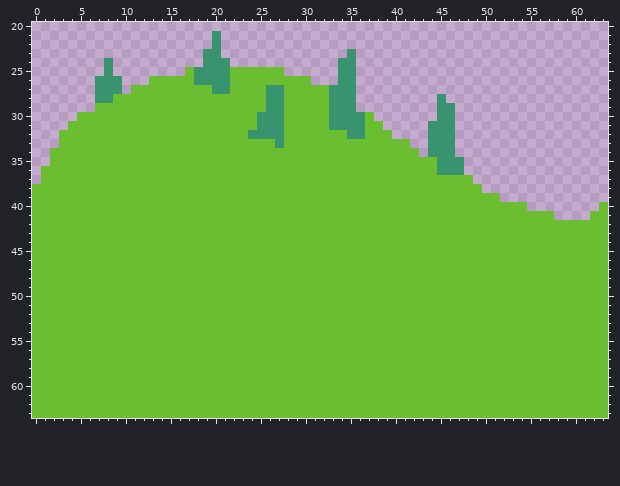
Edited in one commit: pixel-art file (assets/hills-bg.ase). Above is the file before it was changed.
64x64 pixels, 1 frame. Shown: x 0..63, y 20..63.
New version:
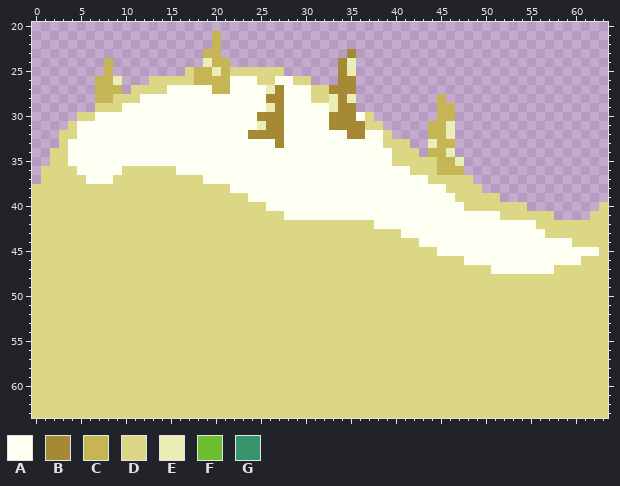
Palette (. is transparent): A #fdfff2  B #a58935  C #c6b555  D #dbd785  E #eaedb6  F #6abe30  G #37946e
Change:
layer "Layer 3" added
layer "Layer 4" added
Changed rows in their new state; - is an unchanged pixel.
first column x 0:
21 --------------------C-------------------------------------------
22 --------------------C-------------------------------------------
23 -------------------CC--------------B----------------------------
24 --------C----------ECC------------BE----------------------------
25 --------C--------DCCECDDDDDD------BE----------------------------
26 -------CCE---DDDDDCCCCAAADDAADD---BB----------------------------
27 -------CCC-DDDDAAAAACCAAAAEBAAADDBBB----------------------------
28 -------CCDDDAAAAAAAAAAAAAABBAAADDEBE---------C------------------
29 -------DDDAAAAAAAAAAAAAAAAEBAAAAAEBB---------CC-----------------
30 -----DDAAAAAAAAAAAAAAAAAABBBAAAAABBBAD-------CC-----------------
31 ----DAAAAAAAAAAAAAAAAAAAAEBBAAAAABBBBDD-----CCE-----------------
32 ---DDAAAAAAAAAAAAAAAAAAABBBBAAAAAAABBAAD----CCE-----------------
33 ---DAAAAAAAAAAAAAAAAAAAAAAABAAAAAAAAAAADDD--ECC-----------------
34 --DDAAAAAAAAAAAAAAAAAAAAAAAAAAAAAAAAAAAADDD-CCE-----------------
35 --DDAAAAAAAAAAAAAAAAAAAAAAAAAAAAAAAAAAAADDDDDCCE----------------
36 -DDDDAAAAADDDDDDAAAAAAAAAAAAAAAAAAAAAAAAAADDDCCC----------------
37 -DDDDDAAADDDDDDDDDDAAAAAAAAAAAAAAAAAAAAAAAAADDDDD---------------
38 DDDDDDDDDDDDDDDDDDDDDDAAAAAAAAAAAAAAAAAAAAAAAADDDD--------------
39 DDDDDDDDDDDDDDDDDDDDDDDDAAAAAAAAAAAAAAAAAAAAAAADDDDD------------
40 DDDDDDDDDDDDDDDDDDDDDDDDDDAAAAAAAAAAAAAAAAAAAAAADDDDDDD--------D
41 DDDDDDDDDDDDDDDDDDDDDDDDDDDDAAAAAAAAAAAAAAAAAAAAAAAADDDDDD----DD
42 DDDDDDDDDDDDDDDDDDDDDDDDDDDDDDDDDDDDDDAAAAAAAAAAAAAAAAAADDDDDDDD
43 DDDDDDDDDDDDDDDDDDDDDDDDDDDDDDDDDDDDDDDDDAAAAAAAAAAAAAAAADDDDDDD
44 DDDDDDDDDDDDDDDDDDDDDDDDDDDDDDDDDDDDDDDDDDDAAAAAAAAAAAAAAAAADDDD
45 DDDDDDDDDDDDDDDDDDDDDDDDDDDDDDDDDDDDDDDDDDDDDAAAAAAAAAAAAAAAAAAD
46 DDDDDDDDDDDDDDDDDDDDDDDDDDDDDDDDDDDDDDDDDDDDDDDDAAAAAAAAAAAAADDD
47 DDDDDDDDDDDDDDDDDDDDDDDDDDDDDDDDDDDDDDDDDDDDDDDDDDDAAAAAAADDDDDD
48 DDDDDDDDDDDDDDDDDDDDDDDDDDDDDDDDDDDDDDDDDDDDDDDDDDDDDDDDDDDDDDDD
49 DDDDDDDDDDDDDDDDDDDDDDDDDDDDDDDDDDDDDDDDDDDDDDDDDDDDDDDDDDDDDDDD
50 DDDDDDDDDDDDDDDDDDDDDDDDDDDDDDDDDDDDDDDDDDDDDDDDDDDDDDDDDDDDDDDD
51 DDDDDDDDDDDDDDDDDDDDDDDDDDDDDDDDDDDDDDDDDDDDDDDDDDDDDDDDDDDDDDDD
52 DDDDDDDDDDDDDDDDDDDDDDDDDDDDDDDDDDDDDDDDDDDDDDDDDDDDDDDDDDDDDDDD
53 DDDDDDDDDDDDDDDDDDDDDDDDDDDDDDDDDDDDDDDDDDDDDDDDDDDDDDDDDDDDDDDD
54 DDDDDDDDDDDDDDDDDDDDDDDDDDDDDDDDDDDDDDDDDDDDDDDDDDDDDDDDDDDDDDDD
55 DDDDDDDDDDDDDDDDDDDDDDDDDDDDDDDDDDDDDDDDDDDDDDDDDDDDDDDDDDDDDDDD
56 DDDDDDDDDDDDDDDDDDDDDDDDDDDDDDDDDDDDDDDDDDDDDDDDDDDDDDDDDDDDDDDD
57 DDDDDDDDDDDDDDDDDDDDDDDDDDDDDDDDDDDDDDDDDDDDDDDDDDDDDDDDDDDDDDDD
58 DDDDDDDDDDDDDDDDDDDDDDDDDDDDDDDDDDDDDDDDDDDDDDDDDDDDDDDDDDDDDDDD
59 DDDDDDDDDDDDDDDDDDDDDDDDDDDDDDDDDDDDDDDDDDDDDDDDDDDDDDDDDDDDDDDD
60 DDDDDDDDDDDDDDDDDDDDDDDDDDDDDDDDDDDDDDDDDDDDDDDDDDDDDDDDDDDDDDDD
61 DDDDDDDDDDDDDDDDDDDDDDDDDDDDDDDDDDDDDDDDDDDDDDDDDDDDDDDDDDDDDDDD
62 DDDDDDDDDDDDDDDDDDDDDDDDDDDDDDDDDDDDDDDDDDDDDDDDDDDDDDDDDDDDDDDD
63 DDDDDDDDDDDDDDDDDDDDDDDDDDDDDDDDDDDDDDDDDDDDDDDDDDDDDDDDDDDDDDDD
Pixel boxes of the changes (left, top, right, bottom) in both pictures:
changed: (32, 31, 608, 418)
